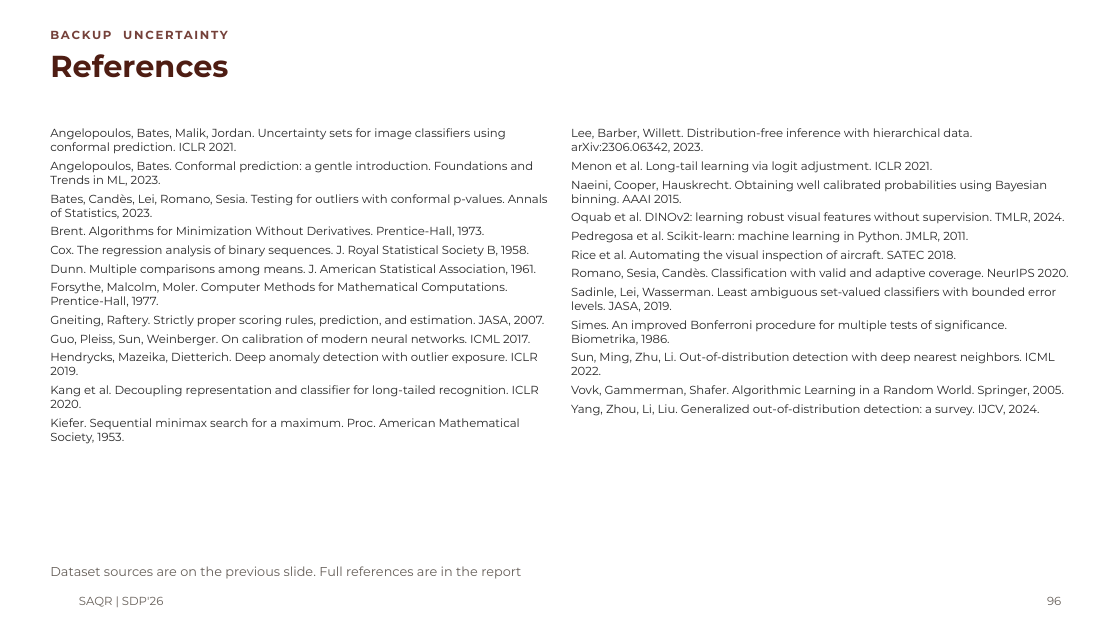
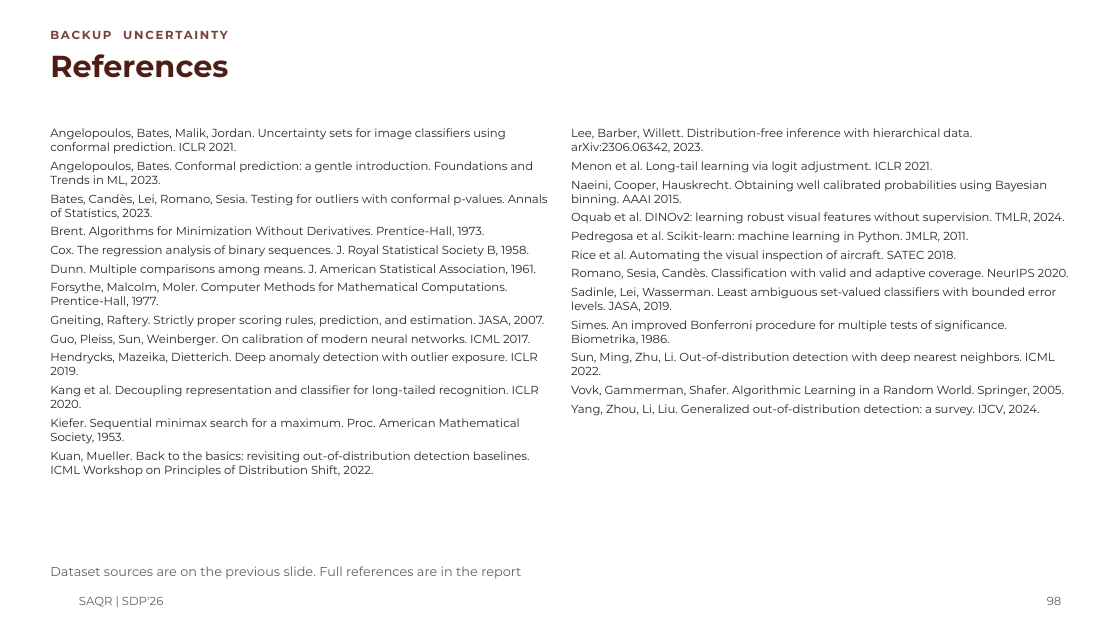
Before and after one commit to MASAR-AUS/SAQR, a slide deck: slide 98 of SAQR CMP490 Presentation.pptx (slide 96 before the commit). Drawn at 1120x630 pixels with LibreOffice and Linux fonts; fonts in the diff are those of the drawing; background and template pictures are left out. Boxes give left, top, right and bottom in pixels: in the first picture for what was removed or moved away, otherwise in the second. Text is boxed around its words. In the diff, an @@ line names an element or a change of style, - is before the commit and + after.

```diff
--- a/SAQR CMP490 Presentation.pptx
+++ b/SAQR CMP490 Presentation.pptx
@@ text at <box>50,451,530,477</box>: paragraph added @@
+Kuan, Mueller. Back to the basics: revisiting out-of-distribution detection baselines. ICML Workshop on Principles of Distribution Shift, 2022.
@@ page number at <box>1047,597,1061,605</box>: text changed @@
-96
+98
```
Also in this commit, not shown: 4 other slides changed, 2 slides added, 4 other files.
